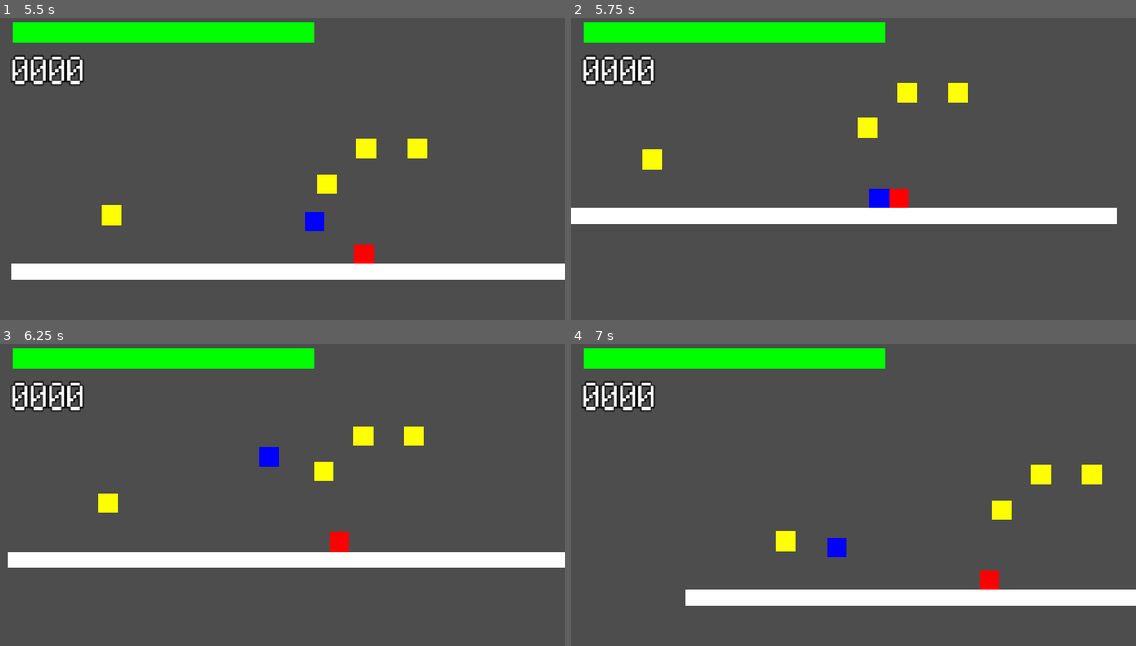
Above: before the commit, frames 1-4 (two rows, left to right).
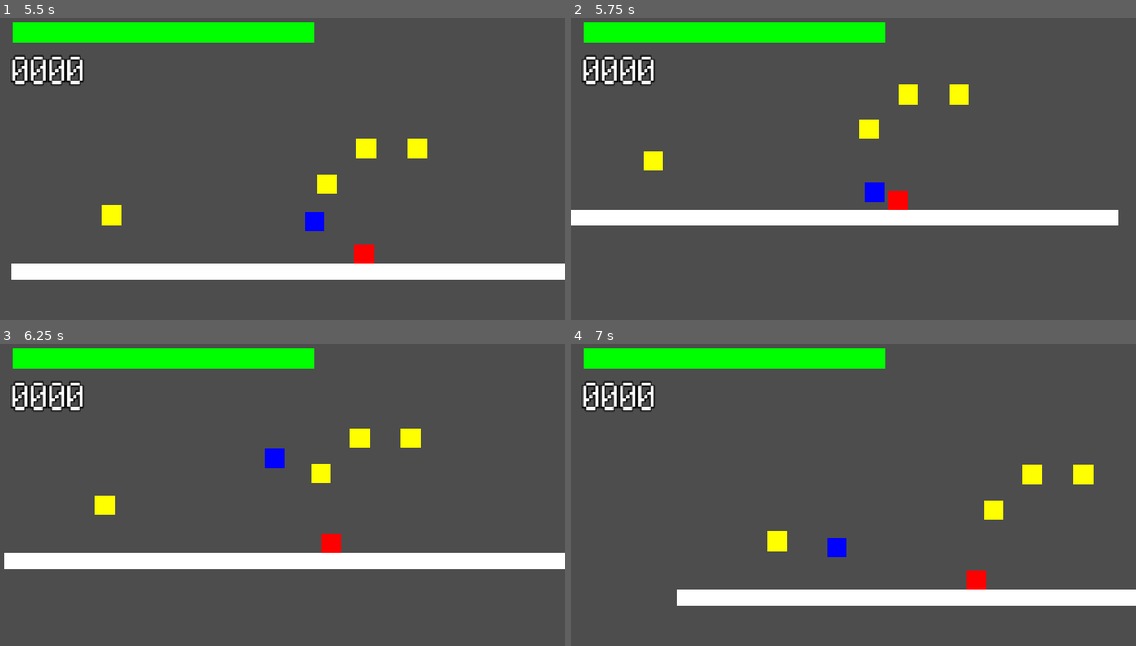
Above: after the commit, the same moments.

Repository: joshuafolkken/platformer
Game: Godot game, scene res://scenes/stage1.tscn
The game is run twice, just before and just after one commit, with the same random seed, the same clock (stepped at 60 frames per second) and the same inputs.
Inputs:
- Up to frame 1 (5.5 s): hold Right (ui_right) 0.53-2.03 s; tap Space (jump) at 0.77, 1.52, 3.02, 3.77, 4.52 s; hold Left (ui_left) 2.03-2.78 s; hold Right (ui_right) 2.78-4.28 s; hold Left (ui_left) 4.28-5.03 s; hold Right (ui_right) from 5.03 s (still down)
- Up to frame 2 (5.75 s): keep holding Right (ui_right)
- Up to frame 3 (6.25 s): release Right (ui_right) at 5.78 s; hold Left (ui_left) from 5.78 s (still down); tap Space (jump) at 6.02 s
- Up to frame 4 (7 s): keep holding Left (ui_left); tap Space (jump) at 6.77 s

Frame 1 is identical in both runs. In frame 2, 1.6% of the frame differs, in the area x 0-97%, y 21-69%; in frame 3, 1.5%; in frame 4, 1.2%.

Commit message:
knock back #30

Diff:
--- a/scenes/enemy.tscn
+++ b/scenes/enemy.tscn
@@ -1,12 +1,15 @@
-[gd_scene load_steps=4 format=3 uid="uid://1ajrxx8nj7g3"]
+[gd_scene load_steps=5 format=3 uid="uid://1ajrxx8nj7g3"]
 
 [ext_resource type="Script" uid="uid://c1mf88tjtsjkv" path="res://scripts/enemy.gd" id="1_7p1mj"]
 
 [sub_resource type="RectangleShape2D" id="RectangleShape2D_8tegq"]
-size = Vector2(40, 40)
+size = Vector2(36, 40)
 
 [sub_resource type="RectangleShape2D" id="RectangleShape2D_7p1mj"]
 size = Vector2(36, 4)
+
+[sub_resource type="RectangleShape2D" id="RectangleShape2D_md0e3"]
+size = Vector2(40, 38)
 
 [node name="Enemy" type="CharacterBody2D"]
 script = ExtResource("1_7p1mj")
@@ -15,7 +18,6 @@
 [node name="Shape" type="CollisionShape2D" parent="."]
 position = Vector2(20, 20)
 shape = SubResource("RectangleShape2D_8tegq")
-metadata/_edit_lock_ = true
 
 [node name="Rect" type="ColorRect" parent="."]
 offset_right = 40.0
@@ -23,11 +25,18 @@
 color = Color(1, 0, 0, 1)
 metadata/_edit_lock_ = true
 
-[node name="Area2D" type="Area2D" parent="."]
+[node name="Area" type="Area2D" parent="."]
 metadata/_edit_lock_ = true
 
-[node name="Shape" type="CollisionShape2D" parent="Area2D"]
+[node name="Shape" type="CollisionShape2D" parent="Area"]
 position = Vector2(20, 0)
 shape = SubResource("RectangleShape2D_7p1mj")
 
-[connection signal="body_entered" from="Area2D" to="." method="_on_area_2d_body_entered"]
+[node name="EnemyHitBox" type="Area2D" parent="."]
+
+[node name="Shape" type="CollisionShape2D" parent="EnemyHitBox"]
+position = Vector2(20, 21)
+shape = SubResource("RectangleShape2D_md0e3")
+
+[connection signal="body_entered" from="Area" to="." method="_on_area_2d_body_entered"]
+[connection signal="body_entered" from="EnemyHitBox" to="." method="_on_enemy_hit_box_body_entered"]
--- a/scripts/character.gd
+++ b/scripts/character.gd
@@ -1,8 +1,11 @@
+class_name Character
 extends CharacterBody2D
 
 const SPEED = 300.0
 const JUMP_VELOCITY = -1000.0
 const FRICTION = 20.0
+
+var _can_move := true
 
 @onready var _audio: Audio = AudioScene
 
@@ -20,9 +23,19 @@
 	# Get the input direction and handle the movement/deceleration.
 	# As good practice, you should replace UI actions with custom gameplay actions.
 	var direction := Input.get_axis("ui_left", "ui_right")
-	if direction:
+	if !_can_move:
+		pass
+	elif direction:
 		velocity.x = direction * SPEED
 	else:
 		velocity.x = move_toward(velocity.x, 0, FRICTION)
 
 	move_and_slide()
+
+
+func apply_knock_back() -> void:
+	_can_move = false
+
+	velocity = Vector2(-200, -300)
+	await get_tree().create_timer(0.5).timeout
+	_can_move = true
--- a/scripts/enemy.gd
+++ b/scripts/enemy.gd
@@ -16,18 +16,25 @@
 	move_and_slide()
 
 
-func _is_treaded_by_character(body: Node2D) -> bool:
-	if not _can_tread:
-		return false
-
-	if body.name != "Character":
-		return false
-
-	return true
+func _is_character(body: Node2D) -> bool:
+	return body.name == "Character"
 
 
 func _on_area_2d_body_entered(body: Node2D) -> void:
-	if _is_treaded_by_character(body):
-		_ui.heal(10)
-		_audio.play_hit()
-		queue_free()
+	if not _can_tread:
+		return
+
+	if !_is_character(body):
+		return
+
+	_ui.heal(10)
+	_audio.play_hit()
+	queue_free()
+
+
+func _on_enemy_hit_box_body_entered(body: Node2D) -> void:
+	if !_is_character(body):
+		return
+
+	(body as Character).apply_knock_back()
+	_ui.damage(10)
